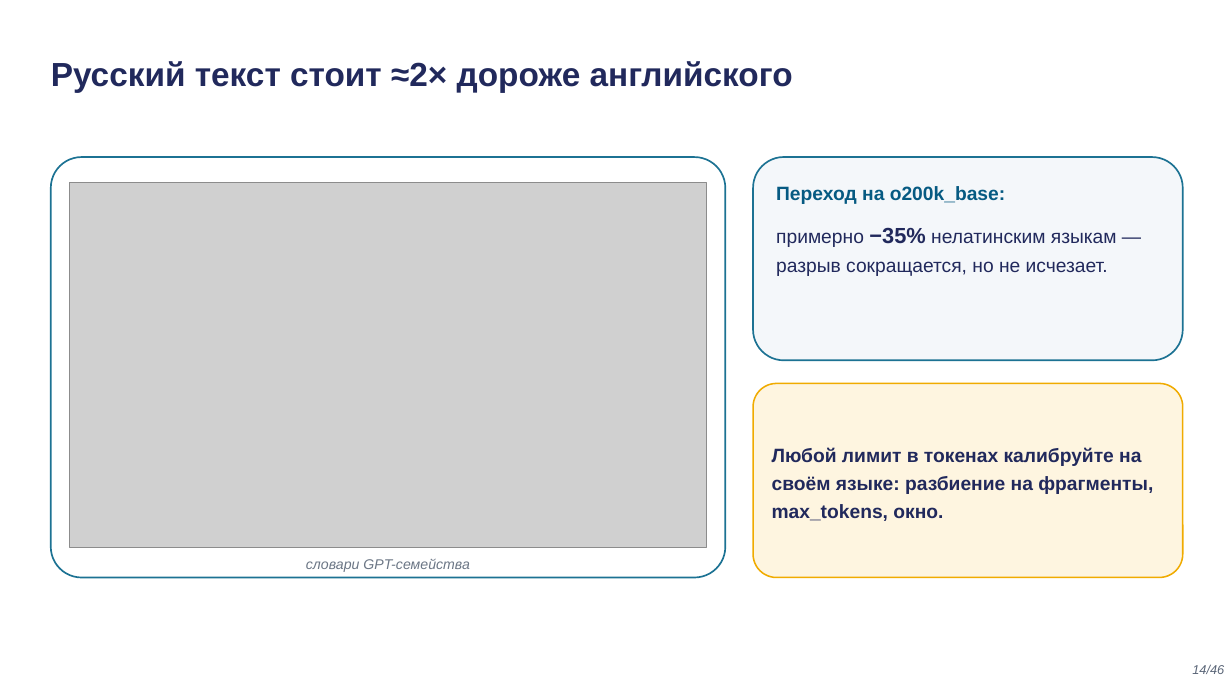
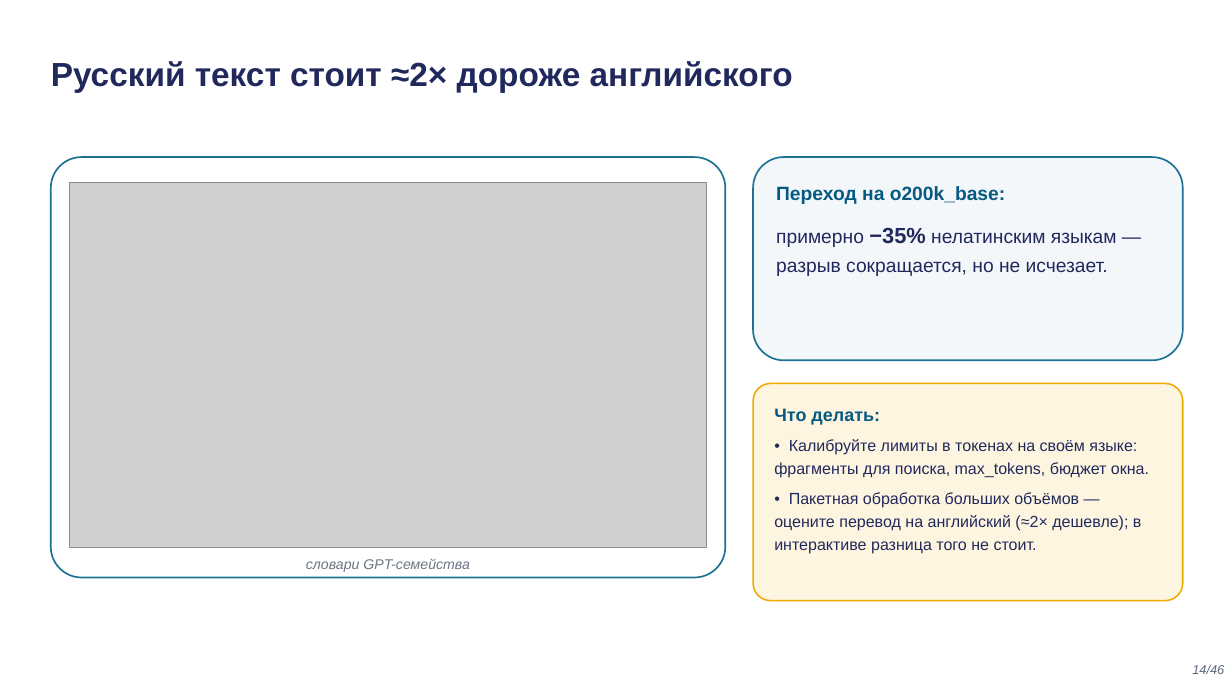
Before and after one commit to tellina-study/AI-usage-lessons, a slide deck: slide 14 of library/lectures/lec-02/rendered/lec-02.pptx. Drawn at 1232x693 pixels with LibreOffice and Linux fonts; fonts in the diff are those of the drawing; grey boxes stand for pictures. Boxes give left, top, right and bottom in pixels: in the first picture for what was removed or moved away, otherwise in the second. Text is boxed around its words. In the diff, an @@ line names an element or a change of style, - is before the commit and + after.

```diff
--- a/library/lectures/lec-02/rendered/lec-02.pptx
+++ b/library/lectures/lec-02/rendered/lec-02.pptx
@@ rounded rectangle: place and size @@
-rounded rectangle at <box>753,384,1183,578</box>
+rounded rectangle at <box>753,384,1183,601</box>
@@ rounded rectangle at <box>753,384,1183,601</box>: proportions changed @@
@@ text at <box>774,408,1149,554</box>: text changed; size 15 to 12.5 pt; bold off @@
-Любой лимит в токенах калибруйте на своём языке: разбиение на фрагменты, max_tokens, окно.
+Что делать:
+• Калибруйте лимиты в токенах на своём языке: фрагменты для поиска, max_tokens, бюджет окна.
+• Пакетная обработка больших объёмов — оцените перевод на английский (≈2× дешевле); в интерактиве разница того не стоит.
@@ text "Что делать:" at <box>774,408,1149,554</box>: vertical alignment middle to top @@
```
Also in this commit, not shown: 12 other slides changed, 24 other files.
